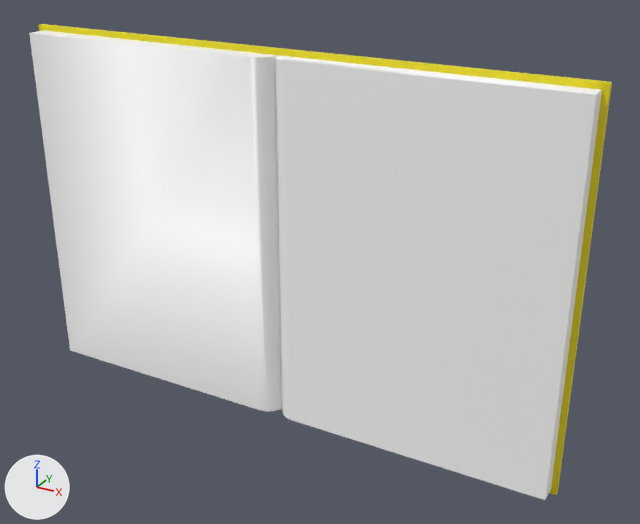
An edit to the FBX model Assets/Objects/Book/book.fbx, drawn before and after from the same camera.
Both versions are drawn from a camera (50 mm lens) standing at (0.369, -0.633, 0.308) and looking at (0.018, 0.005, -0.011). Every picture has the same lights, and +X, +Y and +Z are marked at lower left. Where no turn or scale is listed for an object, it has been applied to the vertices.

Objects in the first picture: 'Book'.
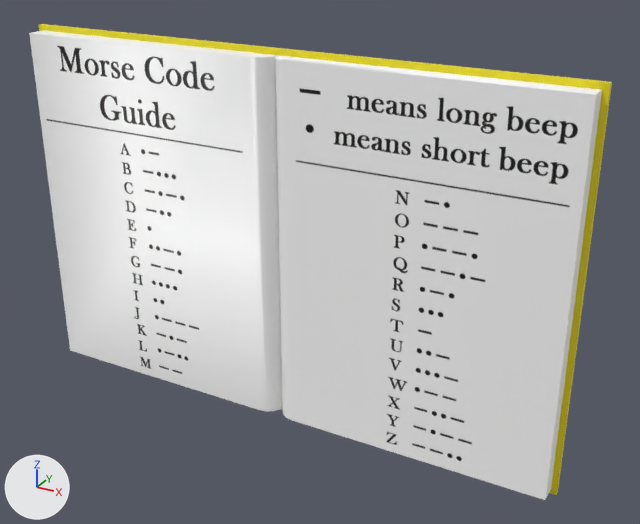
Commit message: Finished Morse Code book

Where the newer file only moved an object's origin or applied its transform, the numbers keep the older frame.

The change, as JSON lines over the scene's bpy script:
```json
{"op": "add", "block": "img_morse_code_guide_png", "code": ["img_morse_code_guide_png = load_image('Morse Code Guide.png', '_unpacked/Morse_Code_Guide.png', 1611, 1024, 'sRGB')"]}
{"op": "add", "block": "mat_morse_code_pages", "code": ["mat_morse_code_pages = principled_material('Morse Code Pages')", "mat_morse_code_pages.texture = img_morse_code_guide_png  # with its transparency"]}
{"block": "me_cube_018", "where": "me_cube_018.from_pydata(...)  # 46 vertices, 37 faces; spans x -0.247..0.288, y -0.02..0.003, z -0.175..0.175"}
{"block": "me_cube_018", "where": "# used by ob_book; location = (-0.038, 0.0, 0.0)"}
{"block": "me_cube_018", "change": "me_cube_018 part 1: 13 of the faces centred in x 0.006..0.283, y -0.02..-0.006, z 0.0..0.17 switch from mat_pages (white #ffffff) to mat_morse_code_pages (picture img_morse_code_guide_png)"}
{"block": "me_cube_018", "change": "me_cube_018 part 2: 1 of the faces centred in x -0.12, y -0.011, z 0.17 switch from mat_pages (white #ffffff) to mat_morse_code_pages (picture img_morse_code_guide_png)"}
{"block": "me_cube_018", "change": "me_cube_018 part 3: texture (UV) coordinates of 12 of 37 faces, centred in x -0.242..0.283, y -0.02..-0.006, z 0.0, changed; they spanned u 0.88..0.88, v 0.5..0.75 and now span u 0.0..1.0, v 0.0..1.0"}
```

Pixel boxes [x1, y1, x2, y2] of what changed, in the pictures (640 x 524 px):
```json
{"object": "Book", "change": "recoloured, surface changed", "before": [44, 43, 581, 464], "after": [44, 43, 581, 464], "on screen": "white to grey"}
{"part": 1, "of": "me_cube_018", "change": "recoloured", "before": [250, 53, 601, 95], "after": [250, 53, 601, 95]}
{"part": 2, "of": "me_cube_018", "change": "recoloured", "before": [32, 30, 260, 57], "after": [32, 30, 260, 57]}
{"part": 3, "of": "me_cube_018", "change": "surface changed", "before": [29, 33, 602, 500], "after": [29, 33, 602, 500], "on screen": "white to grey"}
```
